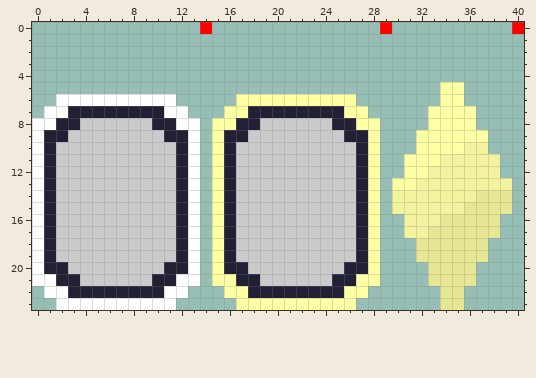
Two versions of one pixel-art sprite, resources/data/tilemap_editor/caverns/floor-1/imgs/interactables.png. The picture above was drawn from the file before the commit.
The file is 41x24 pixels.
After the commit:
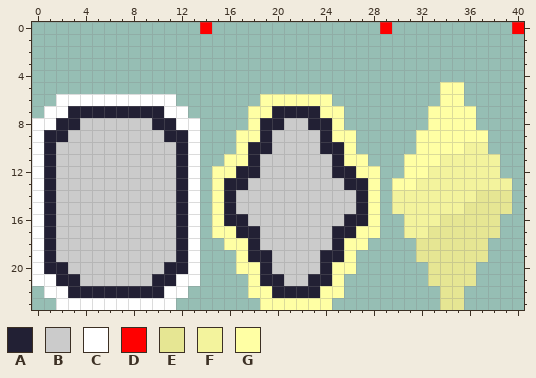
Palette (. is transparent): A #222034  B #cbcbcb  C #ffffff  D #ff0000  E #e6e693  F #f3f39d  G #ffffa4
What changed:
y 6: x 17..18 GG -> ..; x 25..26 GG -> ..
y 7: x 16..19 GGAA -> ..GG; x 24..27 AAGG -> GG..
y 8: x 15..20 GGAABB -> ...GAA; x 23..28 BBAAGG -> AAG...
y 9: x 15..19 GAABB -> ..GGA; x 24..28 BBAAG -> AGG..
y 10: x 15..19 GABBB -> ..GAA; x 24..28 BBBAG -> AAG..
y 11: x 15..18 GABB -> .GGA; x 25..28 BBAG -> AGG.
y 12: x 16..18 ABB -> GAA; x 25..27 BBA -> AAG
y 13: x 17 B -> A; x 26 B -> A
y 16: x 17 B -> A; x 26 B -> A
y 17: x 16..18 ABB -> GAA; x 25..27 BBA -> AAG
y 18: x 15..18 GABB -> .GGA; x 25..28 BBAG -> AGG.
y 19: x 15..19 GABBB -> ..GAA; x 24..28 BBBAG -> AAG..
y 20: x 15..19 GAABB -> ..GGA; x 24..28 BBAAG -> AGG..
y 21: x 15..20 GGAABB -> ...GAA; x 23..28 BBAAGG -> AAG...
y 22: x 16..19 GGAA -> ..GG; x 24..27 AAGG -> GG..
y 23: x 17..18 GG -> ..; x 25..26 GG -> ..
